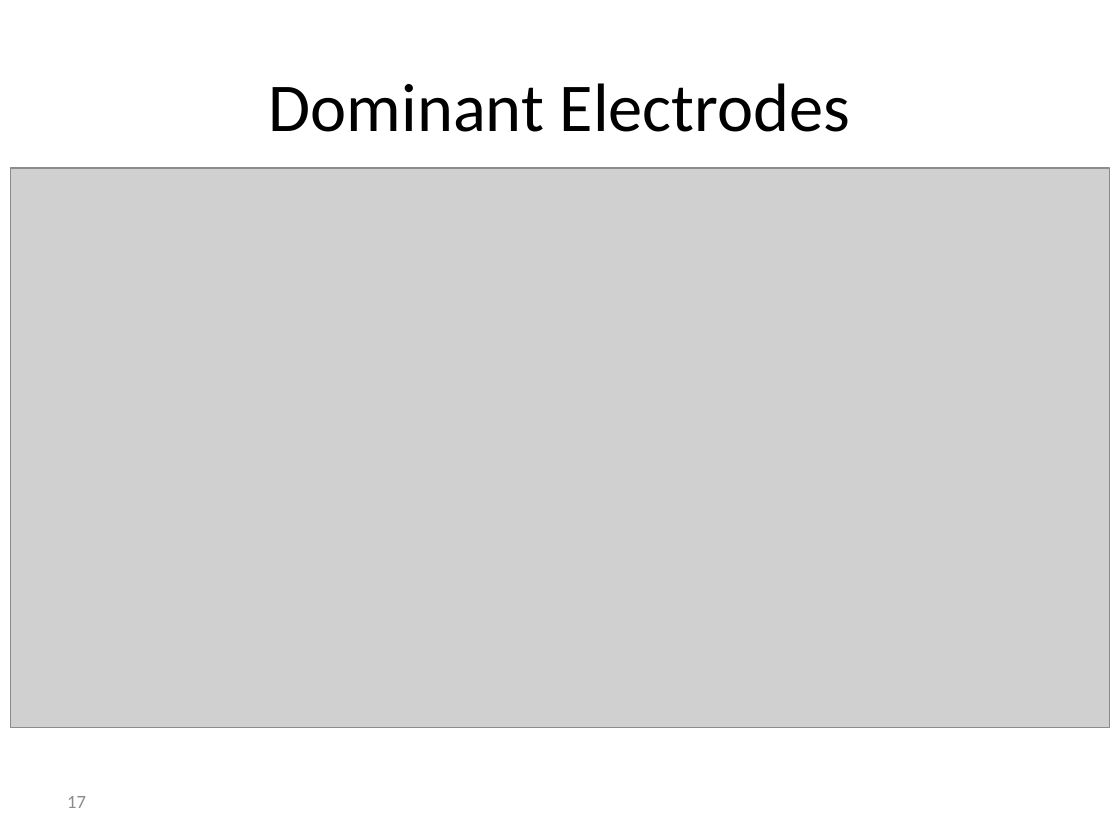
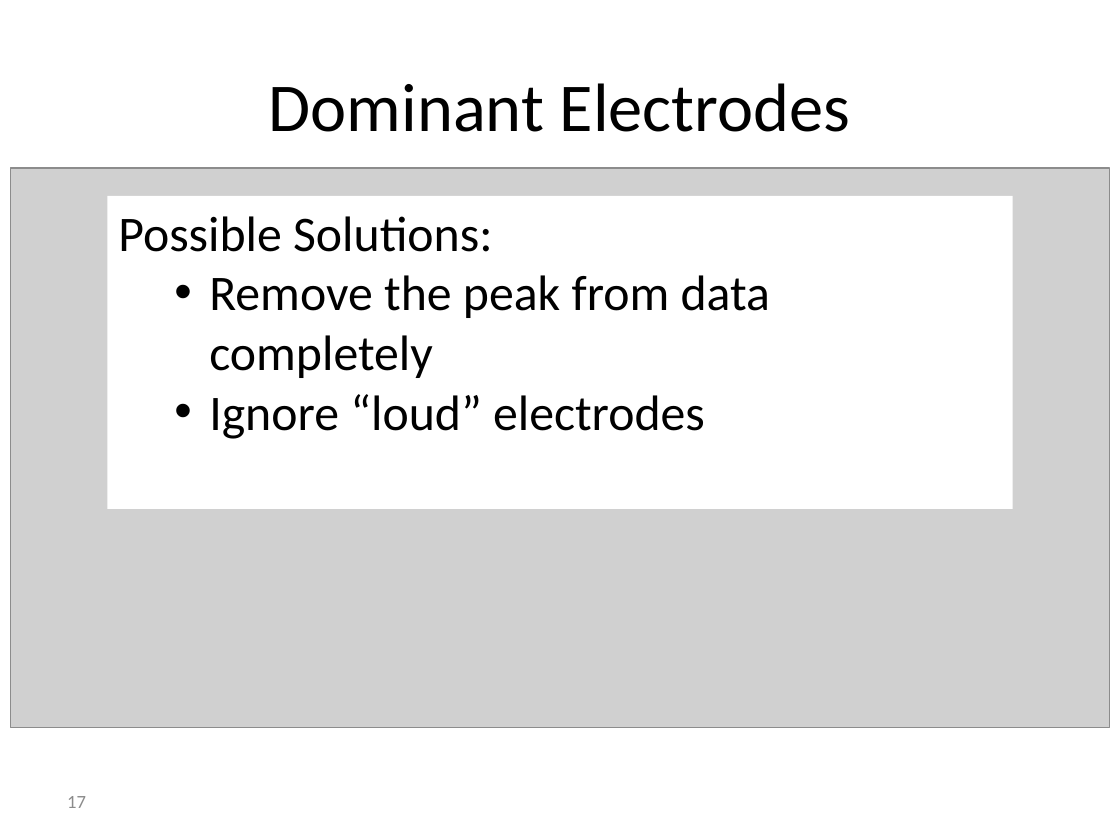
Before and after one commit to reggevlivney/BrainSway, a slide deck: slide 17 of Project_Midterm_Presentation.pptx. Drawn at 1120x840 pixels with LibreOffice and Linux fonts; fonts in the diff are those of the drawing; grey boxes stand for pictures; background and template pictures are left out. Boxes give left, top, right and bottom in pixels: in the first picture for what was removed or moved away, otherwise in the second. Text is boxed around its words. In the diff, an @@ line names an element or a change of style, - is before the commit and + after.

```diff
--- a/Project_Midterm_Presentation.pptx
+++ b/Project_Midterm_Presentation.pptx
@@ rectangle added at (108, 196, 1012, 508), fill #FFFFFF, 32 pt, text #000000 @@
+Possible Solutions:
+  • Remove the peak from data completely
+  • Ignore “loud” electrodes
```
Also in this commit, not shown: 3 other slides changed.
